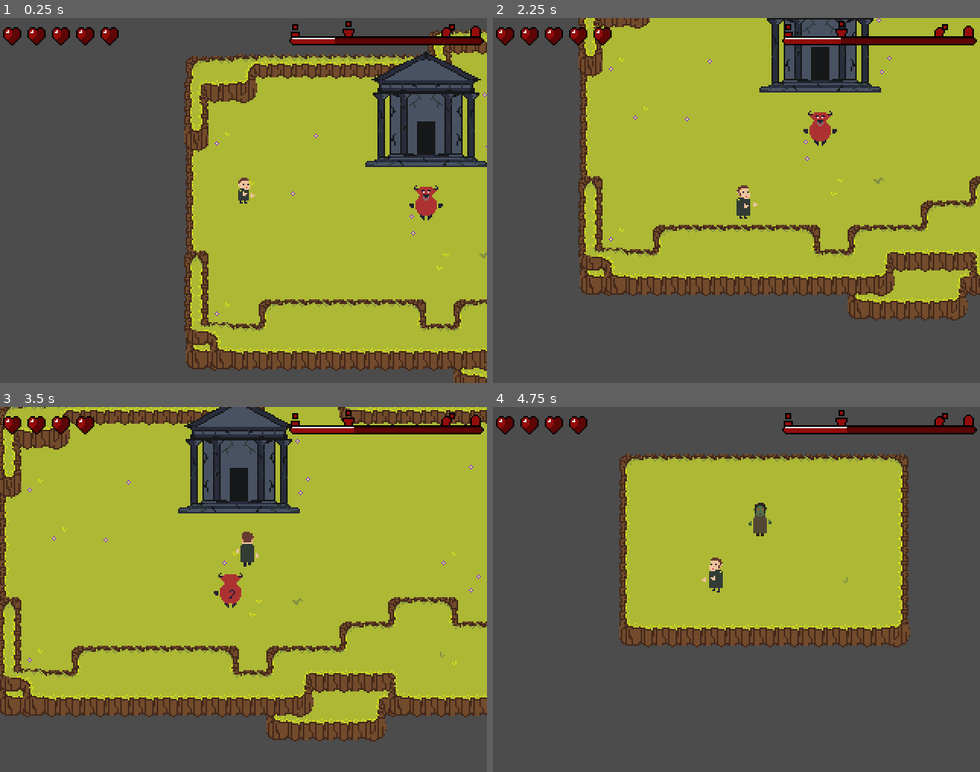
Above: before the commit, frames 1-4 (two rows, left to right).
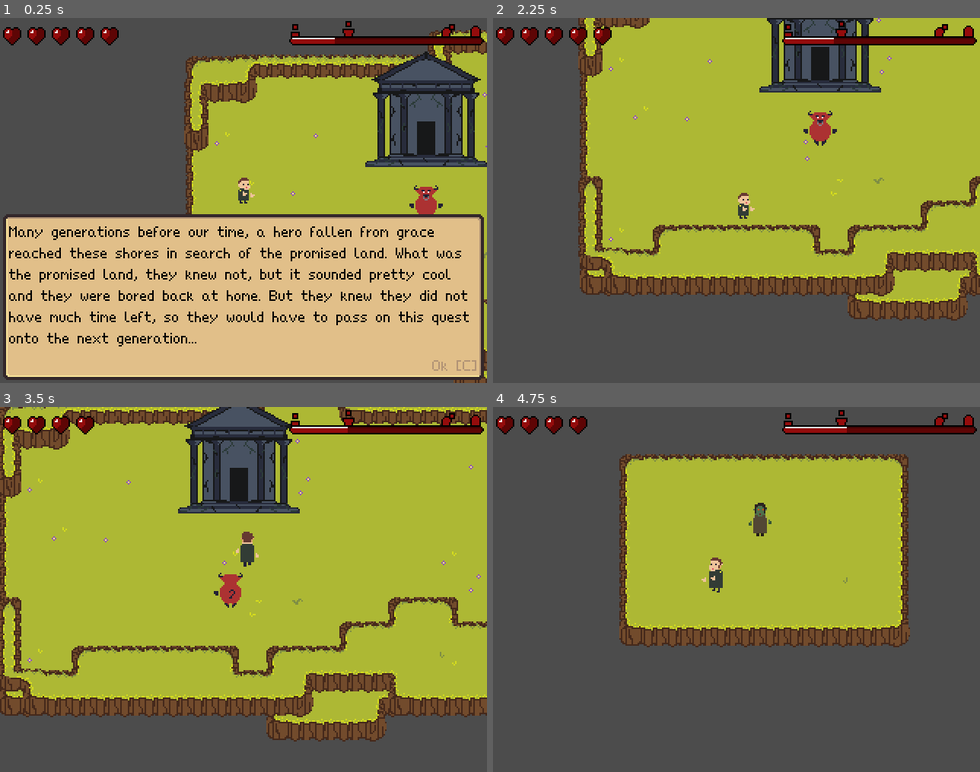
Above: after the commit, the same moments.

Repository: TeamKebab/GodotWildJam24
Game: Godot game, scene res://src/gui/Start.tscn
Two runs of this game, one before a commit and one after it. Both use one fixed random seed, a clock stepped at 60 frames per second and the inputs below.
Inputs:
- Up to frame 1 (0.25 s): no input
- Up to frame 2 (2.25 s): tap Enter (ui_accept) at 0.5, 0.77, 1.52 s; hold Right (ui_right) 0.53-1.28 s; hold Down (ui_down) 1.28-2.03 s; hold Right (ui_right) from 2.03 s (still down)
- Up to frame 3 (3.5 s): release Right (ui_right) at 2.78 s; hold Up (ui_up) from 2.78 s (still down); tap Enter (ui_accept) at 3.02 s
- Up to frame 4 (4.75 s): release Up (ui_up) at 3.53 s; hold Left (ui_left) from 3.53 s (still down); tap Enter (ui_accept) at 3.77, 4.25, 4.52 s

The runs differ from the first frame. In frame 1, 45% of the frame differs, in the area x 0-100%, y 53-100%; in frame 2, 0.2%; in frame 3, less than 0.1%; in frame 4, nothing differs.

Commit message:
start game narration

Diff:
--- a/src/globals/Game.gd
+++ b/src/globals/Game.gd
@@ -56,6 +56,10 @@
 	player = create_player()
 
 	go_to_map(START_MAP, "Default")
+
+	yield(scene_loader, "map_loaded")
+
+	Narrator.show_with_interaction(player, "game_start")
 
 
 func restart():
--- a/src/globals/Narrator.gd
+++ b/src/globals/Narrator.gd
@@ -4,8 +4,10 @@
 const Interaction = preload("res://src/components/Interaction.tscn")
 
 const LINES = {
+	"game_start": "Many generations before our time, a hero fallen from grace reached these shores in search of the promised land. What was the promised land, they knew not, but it sounded pretty cool and they were bored back at home. But they knew they did not have much time left, so they would have to pass on this quest onto the next generation...",
 	"first_shrine": "Inside these walls, the Hero found love... In the form of a beautiful orc! Love is blind <3 And sometimes, it smells weird too <3 <3 <3",
 	"first_multiple_shrine": "IT'S MATING SEASON! The hero chose a partner carefully, thinking on what was to come on their journey and who would make better pancakes in the morning. Breakfast is the most important meal of the day. Stay hydrated.",
+	"first_baby": "Love has given its fruits! And a baby too! Now the hero's quest will continue even when life abandons them...",
 
 	"too_young": "You are a child!",
 	"has_baby": "What's wrong with you? you can't go having kids with everyone! This is not Game of Thrones.",
@@ -13,7 +15,6 @@
 
 	"want_baby_orc": "The Hero could feel the strength of the orcs, and their smell... Do you want to have a baby?",
 
-	"first_baby": "Love has given its fruits! And a baby too! Now the hero's quest will continue even when life abandons them...",
 
 	"got_baby_orc": "It's green and smells like wet potatoes... Gotta love it!",
 	"got_baby_elf": "Too cute to be my kid... Why is it aiming that bow at me?",
